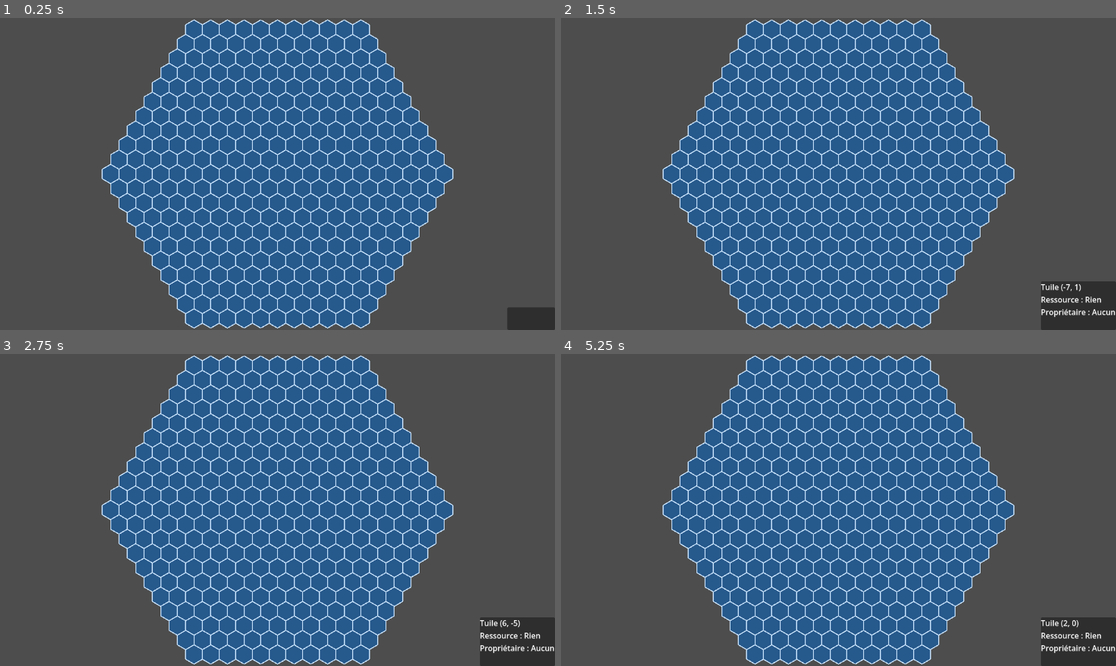
Above: before the commit, frames 1-4 (two rows, left to right).
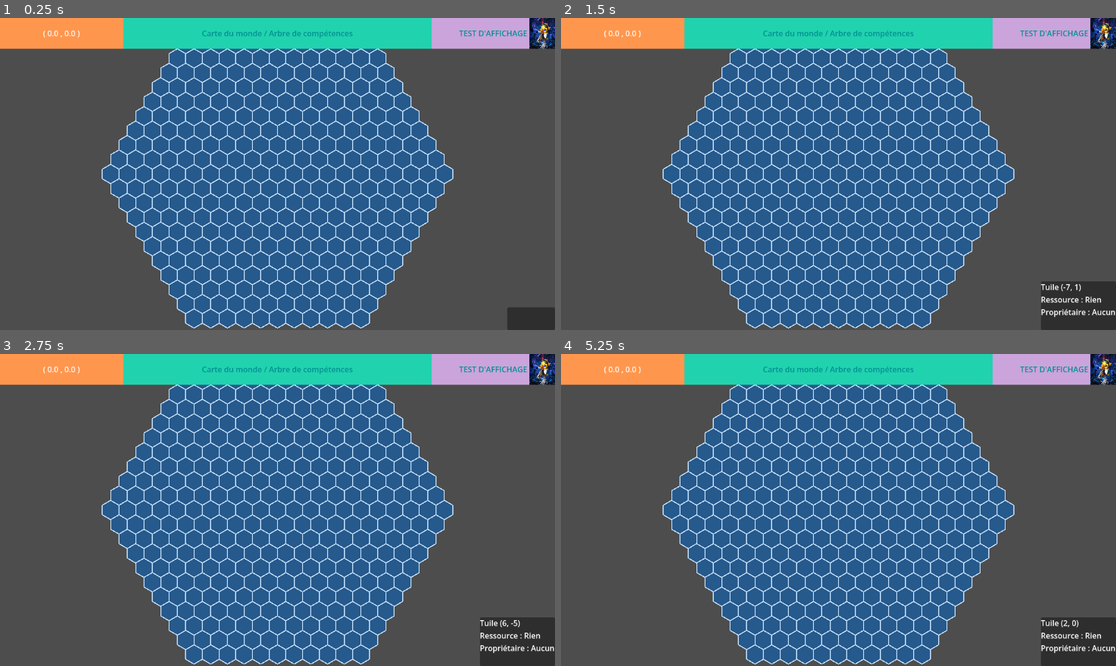
Above: after the commit, the same moments.

Repository: Shoshore/M2-Projet_Jeux_Serieux
Game: Godot game, scene res://tile_map.tscn
Same seed, same stepped clock (60 frames per second), same inputs: the game is played once before the commit and once after it.
Inputs (mouse positions are in pixels of both pictures, inside the frame that each line leads up to):
- Up to frame 1 (0.25 s): no input
- Up to frame 2 (1.5 s): tap Enter at 0.5 s; move the mouse to (960, 158) at 0.52 s; click (960, 158) at 0.67 s; tap Space at 1.25 s; move the mouse to (727, 189) at 1.27 s; click (727, 189) at 1.42 s
- Up to frame 3 (2.75 s): tap Enter at 2 s; move the mouse to (333, 441) at 2.02 s; click (333, 441) at 2.17 s
- Up to frame 4 (5.25 s): tap Space at 2.75, 4.25 s; move the mouse to (810, 572) at 2.77 s; click (810, 572) at 2.92 s; tap Enter at 3.5 s; move the mouse to (1005, 556) at 3.52 s; click (1005, 556) at 3.67 s; move the mouse to (672, 463) at 4.27 s; click (672, 463) at 4.42 s; move the mouse to (866, 510) at 5.02 s; click (866, 510) at 5.17 s

The runs differ from the first frame. In frame 1, 10% of the frame differs, in the area x 0-100%, y 0-11%; in frame 2, 10%; in frame 3, 10%; in frame 4, 10%.

Commit message:
very simple HUD to display data on top of the screen

Diff:
--- /dev/null
+++ b/Ressources.tscn
@@ -0,0 +1,31 @@
+[gd_scene format=3 uid="uid://cnlc6icyqflob"]
+
+[ext_resource type="Texture2D" uid="uid://dcmiltggsd402" path="res://hexagon-tileset/alpha.png" id="1_0fbet"]
+
+[sub_resource type="StyleBoxFlat" id="StyleBoxFlat_ynmd1"]
+bg_color = Color(0.7950536, 0.6420649, 0.86164916, 1)
+
+[node name="Ressources" type="Control" unique_id=1257898175]
+layout_mode = 3
+anchors_preset = 15
+anchor_right = 1.0
+anchor_bottom = 1.0
+grow_horizontal = 2
+grow_vertical = 2
+
+[node name="Label" type="Label" parent="." unique_id=47410369]
+layout_mode = 0
+offset_left = 896.0
+offset_right = 1152.0
+offset_bottom = 64.0
+theme_override_colors/font_color = Color(1.0588765e-06, 0.56657237, 0.5699233, 1)
+theme_override_colors/font_shadow_color = Color(1, 1, 1, 0)
+theme_override_styles/normal = SubResource("StyleBoxFlat_ynmd1")
+text = "TEST D'AFFICHAGE"
+horizontal_alignment = 1
+vertical_alignment = 1
+
+[node name="Sprite2D" type="Sprite2D" parent="." unique_id=1850541866]
+position = Vector2(1125.5, 32.000004)
+scale = Vector2(0.042264752, 0.05103668)
+texture = ExtResource("1_0fbet")
--- /dev/null
+++ b/Tour_info.tscn
@@ -0,0 +1,29 @@
+[gd_scene format=3 uid="uid://c2tgprmtfh8kh"]
+
+[sub_resource type="StyleBoxFlat" id="StyleBoxFlat_ynmd1"]
+bg_color = Color(1, 0.5882353, 0.3019608, 1)
+
+[sub_resource type="LabelSettings" id="LabelSettings_cfigb"]
+
+[node name="Tour_info" type="Control" unique_id=1257898175]
+layout_mode = 3
+anchors_preset = 15
+anchor_right = 1.0
+anchor_bottom = 1.0
+grow_horizontal = 2
+grow_vertical = 2
+
+[node name="Label" type="Label" parent="." unique_id=47410369]
+layout_mode = 0
+offset_right = 256.0
+offset_bottom = 64.0
+theme_override_colors/font_color = Color(1.0588765e-06, 0.56657237, 0.5699233, 1)
+theme_override_colors/font_shadow_color = Color(1, 1, 1, 0)
+theme_override_styles/normal = SubResource("StyleBoxFlat_ynmd1")
+label_settings = SubResource("LabelSettings_cfigb")
+horizontal_alignment = 1
+vertical_alignment = 1
+
+[node name="Sprite2D" type="Sprite2D" parent="." unique_id=1850541866]
+position = Vector2(1121.1875, 21.499996)
+scale = Vector2(0.041766327, 0.037480056)
--- /dev/null
+++ b/Window_info.tscn
@@ -0,0 +1,28 @@
+[gd_scene format=3 uid="uid://clvd24krlov8t"]
+
+[sub_resource type="StyleBoxFlat" id="StyleBoxFlat_ynmd1"]
+bg_color = Color(0.12993988, 0.8227156, 0.6817287, 1)
+
+[node name="Window_info" type="Control" unique_id=1257898175]
+layout_mode = 3
+anchors_preset = 15
+anchor_right = 1.0
+anchor_bottom = 1.0
+grow_horizontal = 2
+grow_vertical = 2
+
+[node name="Label" type="Label" parent="." unique_id=47410369]
+layout_mode = 0
+offset_left = 256.0
+offset_right = 896.0
+offset_bottom = 64.0
+theme_override_colors/font_color = Color(1.0588765e-06, 0.56657237, 0.5699233, 1)
+theme_override_colors/font_shadow_color = Color(1, 1, 1, 0)
+theme_override_styles/normal = SubResource("StyleBoxFlat_ynmd1")
+text = "Carte du monde / Arbre de compétences"
+horizontal_alignment = 1
+vertical_alignment = 1
+
+[node name="Sprite2D" type="Sprite2D" parent="." unique_id=1850541866]
+position = Vector2(1121.1875, 21.499996)
+scale = Vector2(0.041766327, 0.037480056)
--- a/camera_manager.gd
+++ b/scripts/camera_manager.gd
@@ -7,6 +7,7 @@
 	if event is InputEventMouseMotion and isPressed:
 		global_position -= event.relative
 
+
 	if event is InputEventMouseButton:
 		if event.button_index == MOUSE_BUTTON_LEFT:
 			isPressed = event.pressed
@@ -15,3 +16,7 @@
 			$camera.zoom += Vector2(0.01,0.01)
 		if event.button_index == MOUSE_BUTTON_WHEEL_DOWN :
 			$camera.zoom -= Vector2(0.01,0.01)
+
+
+func _process(delta: float) -> void:
+	$"../CanvasLayer2/Control/HBoxContainer/Tour_info/Label".text = " ( " + str(global_position[0]) + " , " + str(global_position[1]) + " ) "
--- a/tile_map.tscn
+++ b/tile_map.tscn
@@ -1,7 +1,10 @@
 [gd_scene format=3 uid="uid://biiaq830tnok3"]
 
 [ext_resource type="Script" uid="uid://bfur8gqkkiruq" path="res://scripts/map.gd" id="1_xftlc"]
-[ext_resource type="Script" uid="uid://fjfec22nif3i" path="res://camera_manager.gd" id="2_1n30v"]
+[ext_resource type="Script" uid="uid://fjfec22nif3i" path="res://scripts/camera_manager.gd" id="2_1n30v"]
+[ext_resource type="PackedScene" uid="uid://cnlc6icyqflob" path="res://Ressources.tscn" id="3_03na7"]
+[ext_resource type="PackedScene" uid="uid://clvd24krlov8t" path="res://Window_info.tscn" id="4_anah5"]
+[ext_resource type="PackedScene" uid="uid://c2tgprmtfh8kh" path="res://Tour_info.tscn" id="4_xftlc"]
 
 [node name="game" type="Node2D" unique_id=2141197782]
 script = ExtResource("1_xftlc")
@@ -28,3 +31,26 @@
 script = ExtResource("2_1n30v")
 
 [node name="camera" type="Camera2D" parent="cameraManager" unique_id=1308402294]
+
+[node name="CanvasLayer2" type="CanvasLayer" parent="." unique_id=1684117705]
+
+[node name="Control" type="Control" parent="CanvasLayer2" unique_id=1631286862]
+layout_mode = 3
+anchors_preset = 0
+offset_right = 40.0
+offset_bottom = 40.0
+
+[node name="HBoxContainer" type="HBoxContainer" parent="CanvasLayer2/Control" unique_id=1387166470]
+layout_mode = 0
+offset_right = 40.0
+offset_bottom = 40.0
+theme_override_constants/separation = 0
+
+[node name="Tour_info" parent="CanvasLayer2/Control/HBoxContainer" unique_id=1257898175 instance=ExtResource("4_xftlc")]
+layout_mode = 2
+
+[node name="Window_info" parent="CanvasLayer2/Control/HBoxContainer" unique_id=1294059647 instance=ExtResource("4_anah5")]
+layout_mode = 2
+
+[node name="Ressources" parent="CanvasLayer2/Control/HBoxContainer" unique_id=2002279104 instance=ExtResource("3_03na7")]
+layout_mode = 2
Renamed: camera_manager.gd.uid -> scripts/camera_manager.gd.uid
